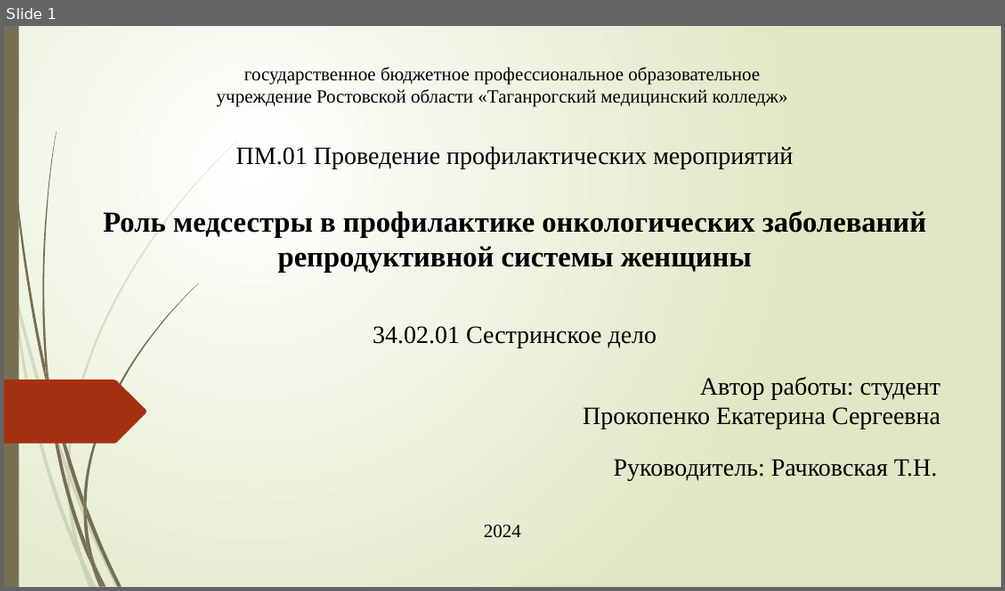
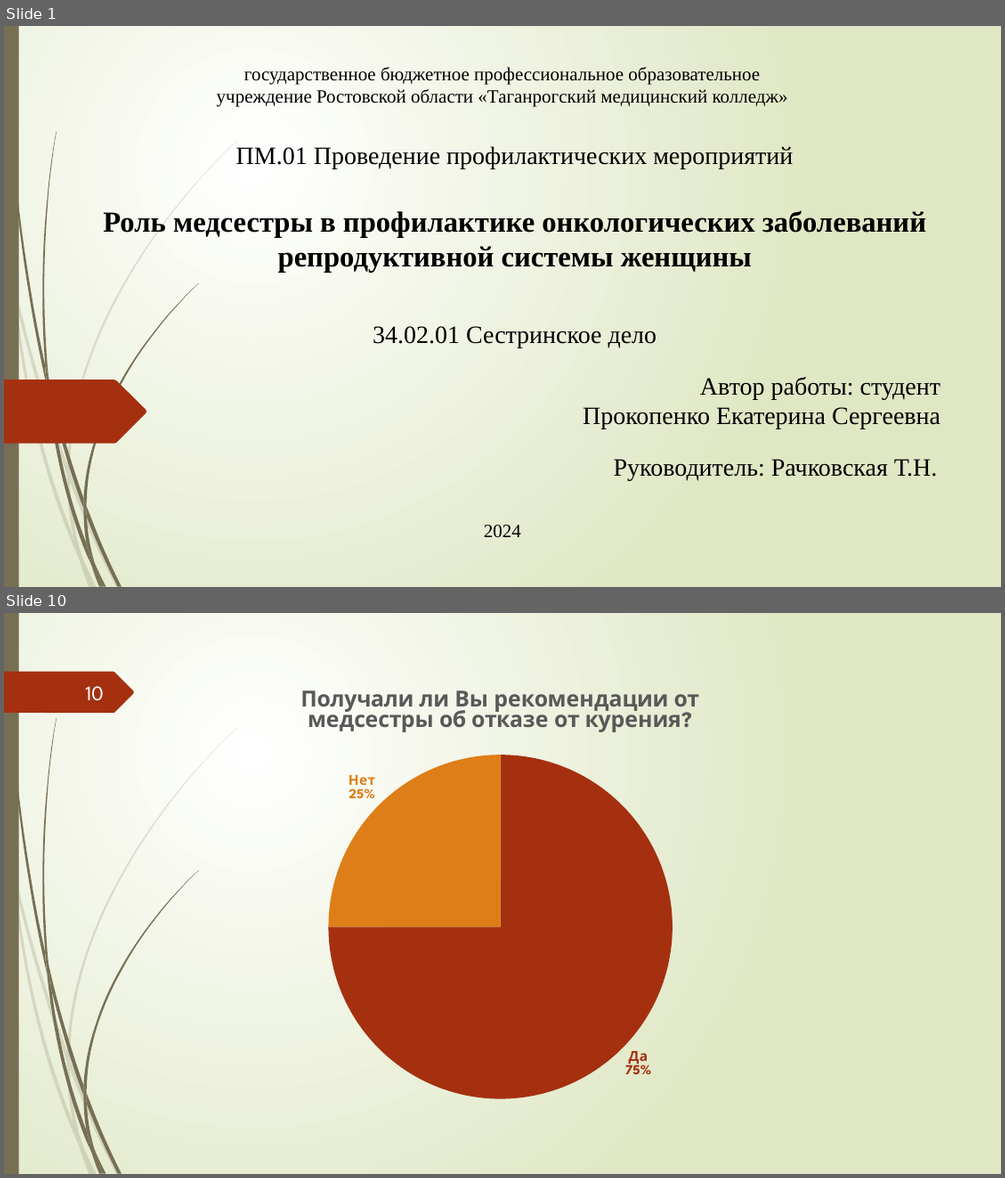
Before and after one commit to cottarius/kate-kurs, a slide deck: ProkopenkoES.pptx. Shown one above the other, each under a label of ours: slide 1 before the commit, slides 1 and 10 after it; the slides between them are not shown. The pictures are 1005x591 and 1005x1178 pixels, drawn with LibreOffice and Linux fonts; fonts in the diff are those of the drawing. Boxes give left, top, right and bottom in pixels: in the first picture for what was removed or moved away, otherwise in the second. Text is boxed around its words. In the diff, an @@ line names an element or a change of style, - is before the commit and + after.

```diff
--- a/ProkopenkoES.pptx
+++ b/ProkopenkoES.pptx
@@ slide 10 added at (4, 613, 1001, 1174), background gradient #FFFFFF to #DFE8C4; not listed: 23 template elements that a slide beside it also shows @@
@@ freeform shape added at (4, 672, 134, 713), fill #A53010 @@
@@ page number added at (85, 686, 104, 701), 20 pt, text #FEFFFF @@
+10
@@ pie chart added at (168, 672, 833, 1116) @@
+title "Получали ли Вы рекомендации от медсестры об отказе от курения?"
+categories: Да, Нет
+Получали ли Вы рекомендации от медсестры об отказе от курения?: 75, 25
```
Also in this commit, not shown: 1 slide changed, 14 other slides added, 2 other files.
